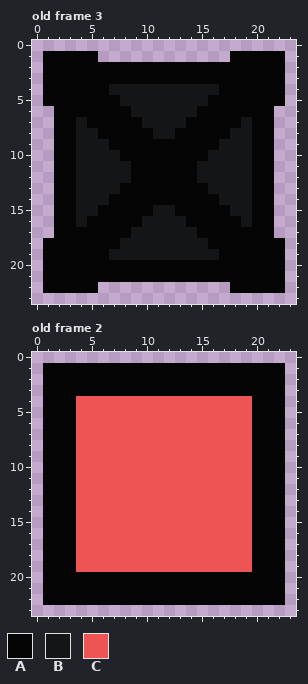
Edited in one commit: pixel-art file (Assets/Resources/graphics/ui/icons.aseprite). Above, as it was before the edit.
24x24 pixels, 3 frames. Shown: old frame 3, old frame 2. The commit also changed other frames, which this record leaves out.
Palette (. is transparent): A #050505  B #131516  C #ed5454
Pixels before, old frame 3, first column x 1:
 1 AAAAA............AAAAA
 2 AAAAAAAAAAAAAAAAAAAAAA
 3 AAAAAAAAAAAAAAAAAAAAAA
 4 AAAAAABBBBBBBBBBAAAAAA
 5 AAAAAAABBBBBBBBAAAAAAA
 6 .AAAAAAABBBBBBAAAAAAA.
 7 .AABAAAAABBBBAAAAABAA.
 8 .AABBAAAAABBAAAAABBAA.
 9 .AABBBAAAAAAAAAABBBAA.
10 .AABBBBAAAAAAAABBBBAA.
11 .AABBBBBAAAAAABBBBBAA.
12 .AABBBBBAAAAAABBBBBAA.
13 .AABBBBAAAAAAAABBBBAA.
14 .AABBBAAAAAAAAAABBBAA.
15 .AABBAAAAABBAAAAABBAA.
16 .AABAAAAABBBBAAAAABAA.
17 .AAAAAAABBBBBBAAAAAAA.
18 AAAAAAABBBBBBBBAAAAAAA
19 AAAAAABBBBBBBBBBAAAAAA
20 AAAAAAAAAAAAAAAAAAAAAA
21 AAAAAAAAAAAAAAAAAAAAAA
22 AAAAA............AAAAA
Pixels before, old frame 2, first column x 1:
 1 AAAAAAAAAAAAAAAAAAAAAA
 2 AAAAAAAAAAAAAAAAAAAAAA
 3 AAAAAAAAAAAAAAAAAAAAAA
 4 AAACCCCCCCCCCCCCCCCAAA
 5 AAACCCCCCCCCCCCCCCCAAA
 6 AAACCCCCCCCCCCCCCCCAAA
 7 AAACCCCCCCCCCCCCCCCAAA
 8 AAACCCCCCCCCCCCCCCCAAA
 9 AAACCCCCCCCCCCCCCCCAAA
10 AAACCCCCCCCCCCCCCCCAAA
11 AAACCCCCCCCCCCCCCCCAAA
12 AAACCCCCCCCCCCCCCCCAAA
13 AAACCCCCCCCCCCCCCCCAAA
14 AAACCCCCCCCCCCCCCCCAAA
15 AAACCCCCCCCCCCCCCCCAAA
16 AAACCCCCCCCCCCCCCCCAAA
17 AAACCCCCCCCCCCCCCCCAAA
18 AAACCCCCCCCCCCCCCCCAAA
19 AAACCCCCCCCCCCCCCCCAAA
20 AAAAAAAAAAAAAAAAAAAAAA
21 AAAAAAAAAAAAAAAAAAAAAA
22 AAAAAAAAAAAAAAAAAAAAAA
Once edited:
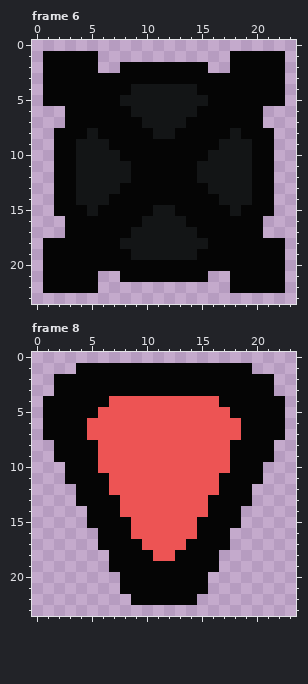
A new or re-ordered frame is compared with the old frame closest to it.
What changed:
frames 3 -> 9
Changed rows in their new state; - is an unchanged pixel.
Frame 6 is new; against old frame 3, layer "Layer 1":
first column x 2:
 2 ----..--------..----
 4 -----AA------AA-----
 6 .------------------.
 7 .-A--------------A-.
 8 --A--------------A--
first column x 2:
15 --A--------------A--
16 .-A--------------A-.
17 .------------------.
19 -----AA------AA-----
21 ----..--------..----
Frame 8 is new; against old frame 2, layer "Layer 1":
first column x 1:
 1 ...----------------...
 2 .--------------------.
 3 .--------------------.
 4 ---AAA----------AAA---
 5 ---AA------------AA---
 6 ---A--------------A---
 7 ---A--------------A---
 8 .--AA------------AA--.
 9 .--AA------------AA--.
10 ..-AA------------AA-..
11 ..-AAA----------AAA-..
12 ...AAA----------AAA...
13 ...AAAA--------AAAA...
14 ....AAA--------AAA....
15 ....AAAA------AAAA....
16 .....AAA------AAA.....
17 .....AAAA----AAAA.....
18 ......AAAA--AAAA......
19 ......AAAAAAAAAA......
20 .......--------.......
21 .......--------.......
22 ........------........
Boxes around the changes in both pictures, in picture pixels (x1, y1, x2, y2):
changed: (54, 62, 131, 139)
changed: (197, 62, 274, 139)
changed: (54, 205, 131, 282)
changed: (197, 205, 274, 282)
changed: (43, 363, 285, 605)
